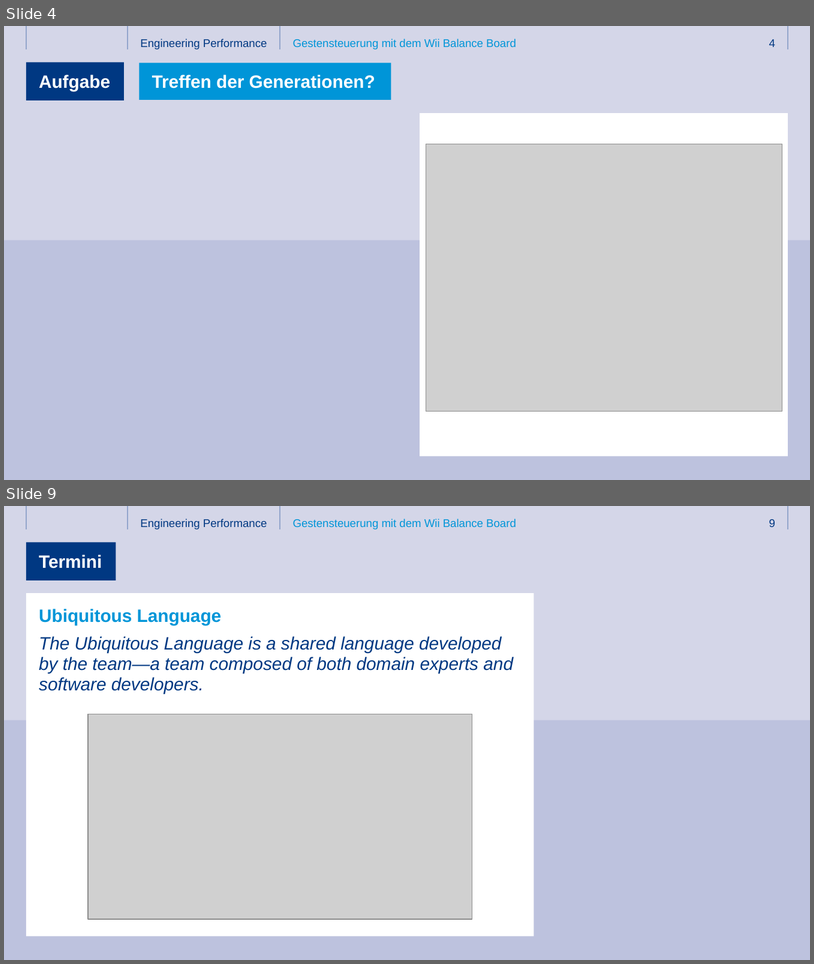
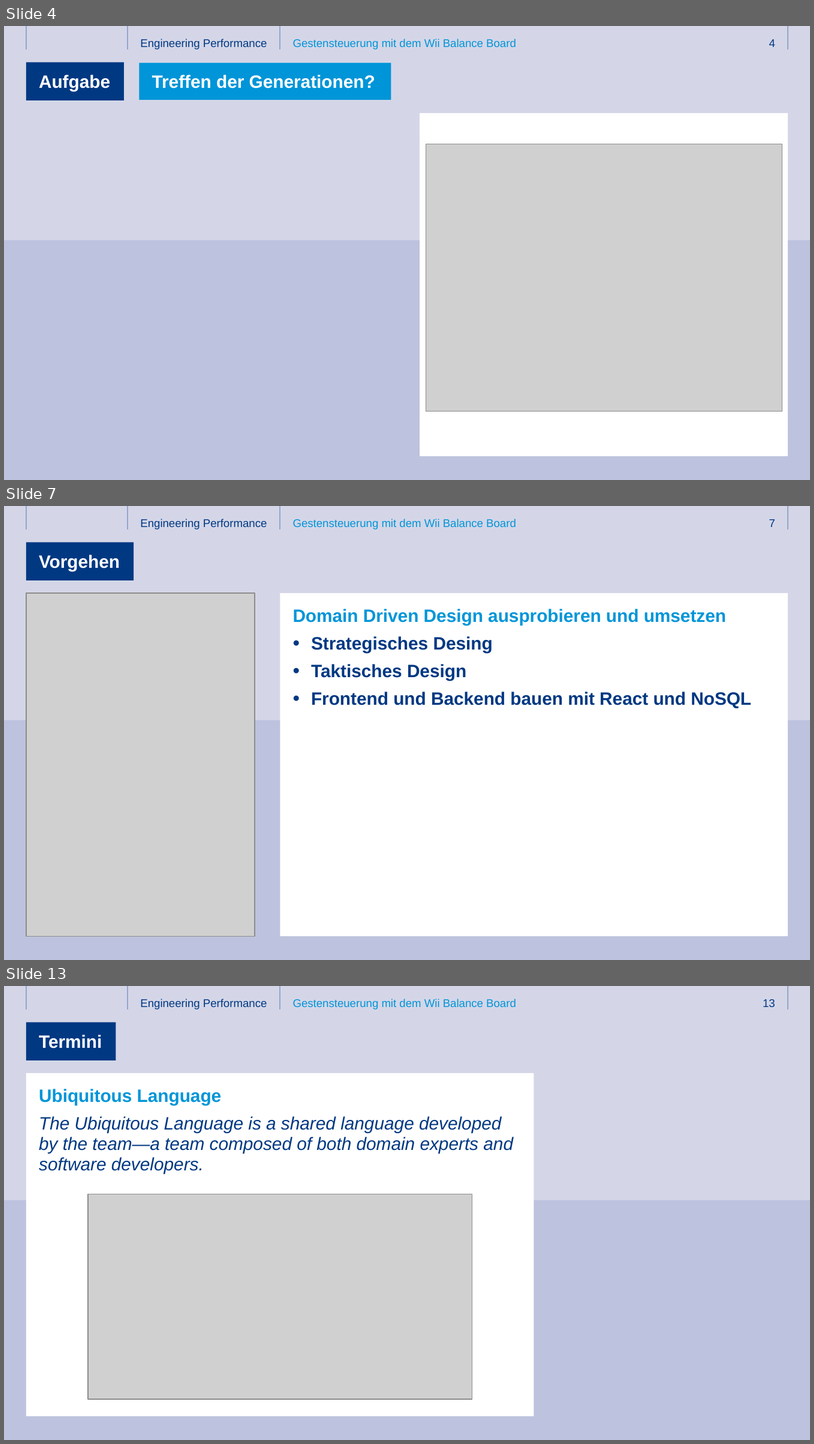
Before and after one commit to ThomasHein/3T2017, a slide deck: Folien/3T_2017_React und DDD.pptx. Shown one above the other, each under a label of ours: slides 4 and 9 before the commit, slides 4, 7 and 13 after it; the slides between them are not shown. The pictures are 814x964 and 814x1444 pixels, drawn with LibreOffice and Linux fonts; fonts in the diff are those of the drawing; grey boxes stand for pictures; background and template pictures are left out. Boxes give left, top, right and bottom in pixels: in the first picture for what was removed or moved away, otherwise in the second. Text is boxed around its words. In the diff, an @@ line names an element or a change of style, - is before the commit and + after.

```diff
--- a/Folien/3T_2017_React und DDD.pptx
+++ b/Folien/3T_2017_React und DDD.pptx
@@ slide 7 added at (x1=4, y1=506, x2=810, y2=960), background #FFFFFF; not listed: 9 template elements that a slide beside it also shows @@
@@ title added at (x1=26, y1=542, x2=133, y2=580), fill #003882, 16 pt, text #FFFFFF, bold @@
+Vorgehen
@@ picture added at (x1=27, y1=593, x2=255, y2=936) @@
@@ rectangle added at (x1=281, y1=593, x2=789, y2=936), fill #FFFFFF @@
@@ text added at (x1=293, y1=609, x2=752, y2=708), 16 pt, text #003882, bold @@
+Domain Driven Design ausprobieren und umsetzen
+    • Strategisches Desing
+    • Taktisches Design
+    • Frontend und Backend bauen mit React und NoSQL
@@ what was slide 9 is now slide 13 @@
@@ page number at (x1=763, y1=999, x2=776, y2=1007): text changed @@
-9
+13
```
Also in this commit, not shown: 4 slides changed, 5 other slides added, 2 slides removed, 1 other file.
